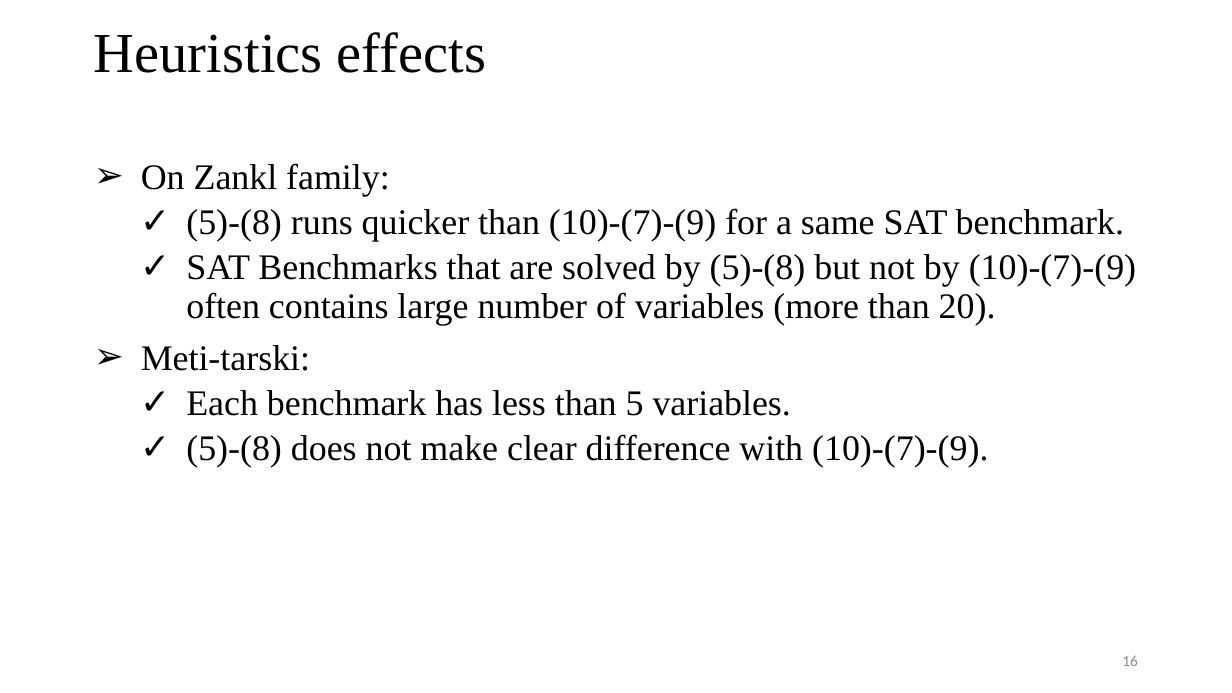
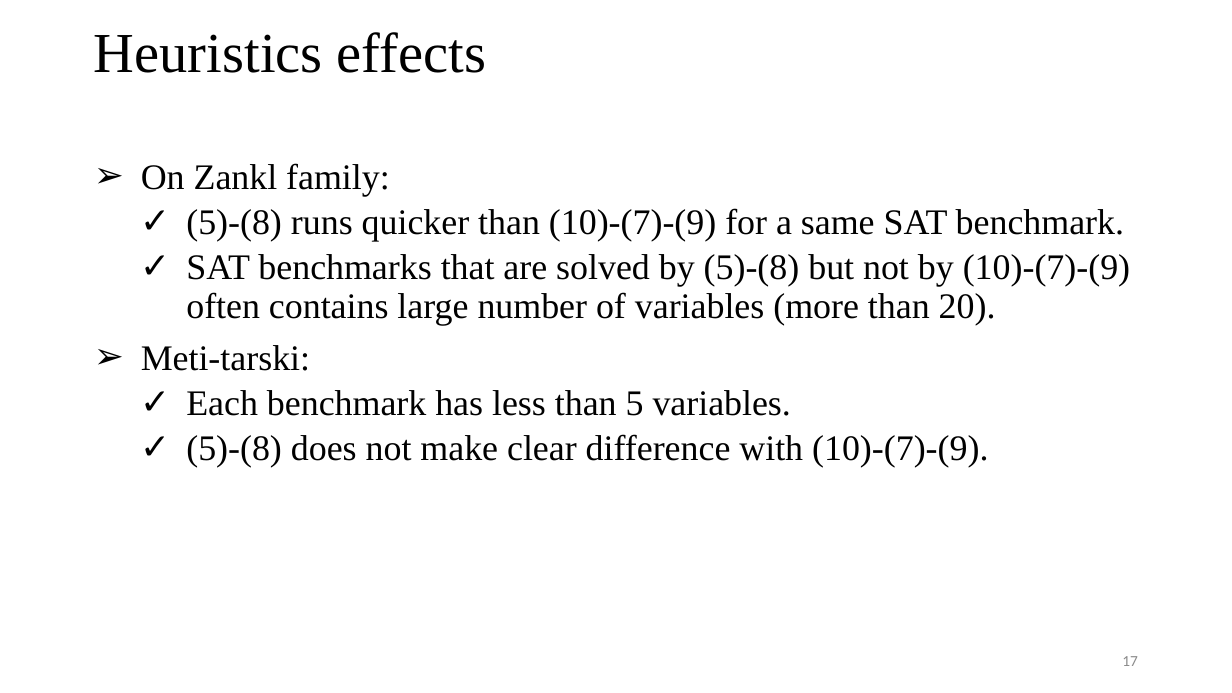
Before and after one commit to tungvx/raSAT, a slide deck: slide 17 of report/thesis/presentation.pptx (slide 16 before the commit). Drawn at 1232x693 pixels with LibreOffice and Linux fonts; fonts in the diff are those of the drawing. Boxes give left, top, right and bottom in pixels: in the first picture for what was removed or moved away, otherwise in the second. Text is boxed around its words. In the diff, an @@ line names an element or a change of style, - is before the commit and + after.

```diff
--- a/report/thesis/presentation.pptx
+++ b/report/thesis/presentation.pptx
@@ text at <box>186,254,1130,326</box>: text changed @@
-  ✓ SAT Benchmarks that are solved by (5)-(8) but not by (10)-(7)-(9) often contains large number of variables (more than 20).
+  ✓ SAT benchmarks that are solved by (5)-(8) but not by (10)-(7)-(9) often contains large number of variables (more than 20).
@@ page number at <box>1122,656,1138,666</box>: text changed @@
-16
+17
```
Also in this commit, not shown: 9 other slides changed, 1 slide added.
